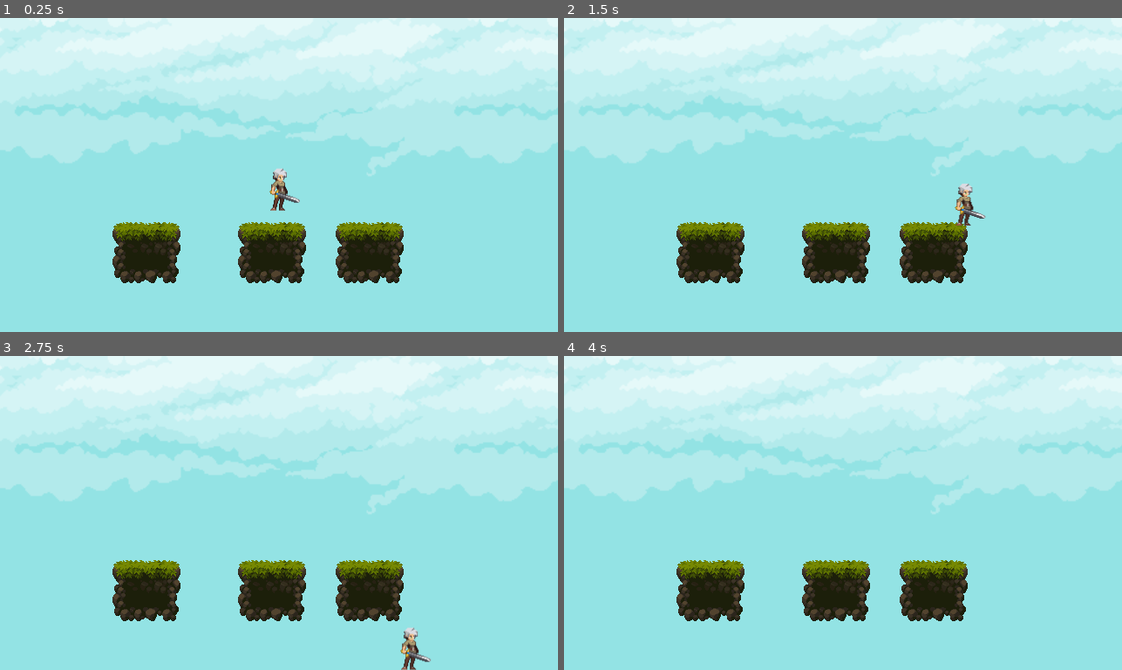
Above: before the commit, frames 1-4 (two rows, left to right).
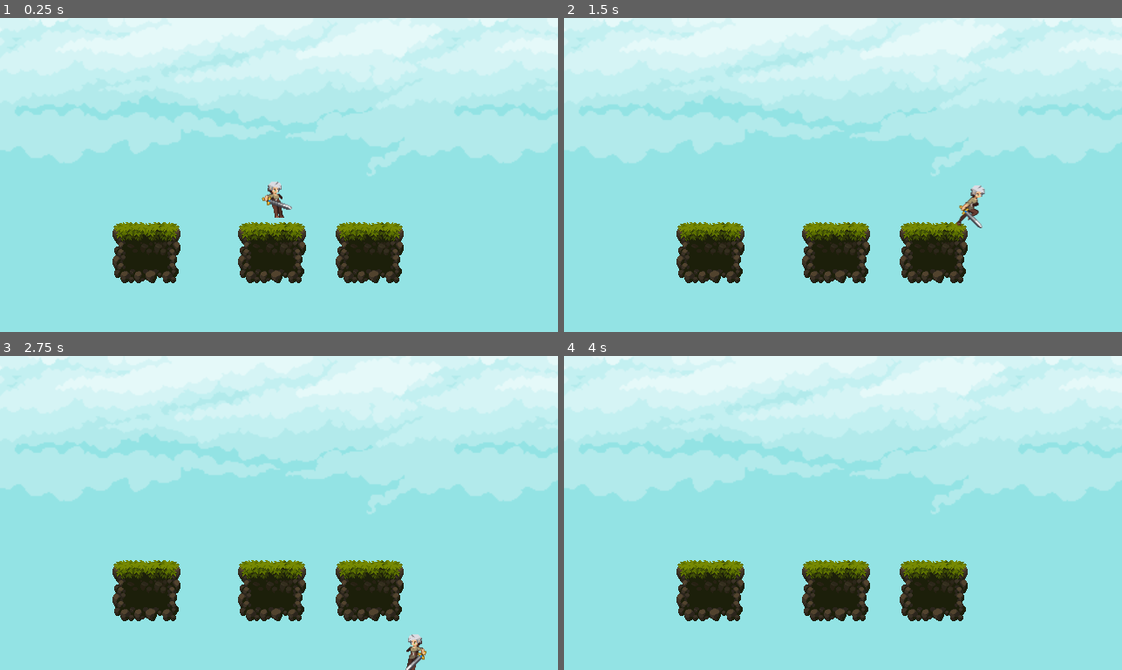
Above: after the commit, the same moments.

Repository: Jcardas/CST-Game
Game: Godot game, scene res://World.tscn
Same seed, same stepped clock (60 frames per second), same inputs: the game is played once before the commit and once after it.
Inputs:
- Up to frame 1 (0.25 s): no input
- Up to frame 2 (1.5 s): hold D (move_right) from 0.53 s (still down); tap Space (jump) at 0.6, 0.77, 1.07, 1.35 s
- Up to frame 3 (2.75 s): tap Space (jump) at 1.52, 1.82, 2.1 s; release D (move_right) at 2.03 s; hold A (move_left) from 2.03 s (still down)
- Up to frame 4 (4 s): release A (move_left) at 2.78 s; hold D (move_right) from 2.78 s (still down); tap Space (jump) at 2.85, 3.02, 3.32, 3.6, 3.77 s; tap Enter at 3.5 s

The runs differ from the first frame. In frame 1, 0.5% of the frame differs, in the area x 46-54%, y 47-64%; in frame 2, 0.5%, in the area x 70-76%, y 52-67%; in frame 3, 0.4%; in frame 4, nothing differs.

Commit message:
Functional character with animations

Diff:
--- a/World.tscn
+++ b/World.tscn
@@ -1,9 +1,12 @@
-[gd_scene load_steps=13 format=4 uid="uid://0jbj3fcia7sy"]
+[gd_scene load_steps=33 format=4 uid="uid://0jbj3fcia7sy"]
 
 [ext_resource type="Texture2D" uid="uid://207iylsbs30d" path="res://Assets/Asset Packs/Legacy-Fantasy - High Forest 2.3/Assets/Tiles.png" id="1_4a27x"]
 [ext_resource type="Texture2D" uid="uid://16ds8ba1kcm3" path="res://Assets/Asset Packs/Legacy-Fantasy - High Forest 2.3/Background/Background.png" id="1_dwes8"]
 [ext_resource type="Texture2D" uid="uid://5dk3dhs4m0ye" path="res://Assets/Asset Packs/Legacy-Fantasy - High Forest 2.3/Character/Idle/Idle-Sheet.png" id="3_bsfem"]
 [ext_resource type="Script" path="res://character_body_2d.gd" id="3_n2dqe"]
+[ext_resource type="Texture2D" uid="uid://du2m7gx6d4w5t" path="res://Assets/Asset Packs/Legacy-Fantasy - High Forest 2.3/Character/Run/Run-Sheet.png" id="5_3c1wk"]
+[ext_resource type="Texture2D" uid="uid://nmlog7m2ixem" path="res://Assets/Asset Packs/Legacy-Fantasy - High Forest 2.3/Character/Jump-End/Jump-End-Sheet.png" id="5_mfcjw"]
+[ext_resource type="Texture2D" uid="uid://61lgtlkatj23" path="res://Assets/Asset Packs/Legacy-Fantasy - High Forest 2.3/Character/Jump-Start/Jump-Start-Sheet.png" id="6_11rdy"]
 
 [sub_resource type="TileSetAtlasSource" id="TileSetAtlasSource_w76r7"]
 texture = ExtResource("1_4a27x")
@@ -512,6 +515,74 @@
 atlas = ExtResource("3_bsfem")
 region = Rect2(192, 0, 64, 80)
 
+[sub_resource type="AtlasTexture" id="AtlasTexture_wetrr"]
+atlas = ExtResource("5_mfcjw")
+region = Rect2(0, 0, 64, 64)
+
+[sub_resource type="AtlasTexture" id="AtlasTexture_mrmy6"]
+atlas = ExtResource("5_mfcjw")
+region = Rect2(64, 0, 64, 64)
+
+[sub_resource type="AtlasTexture" id="AtlasTexture_caeyf"]
+atlas = ExtResource("5_mfcjw")
+region = Rect2(128, 0, 64, 64)
+
+[sub_resource type="AtlasTexture" id="AtlasTexture_7kyao"]
+atlas = ExtResource("6_11rdy")
+region = Rect2(0, 0, 64, 64)
+
+[sub_resource type="AtlasTexture" id="AtlasTexture_5q7s0"]
+atlas = ExtResource("6_11rdy")
+region = Rect2(64, 0, 64, 64)
+
+[sub_resource type="AtlasTexture" id="AtlasTexture_kr17q"]
+atlas = ExtResource("6_11rdy")
+region = Rect2(128, 0, 64, 64)
+
+[sub_resource type="AtlasTexture" id="AtlasTexture_yw4pk"]
+atlas = ExtResource("6_11rdy")
+region = Rect2(192, 0, 64, 64)
+
+[sub_resource type="AtlasTexture" id="AtlasTexture_orcer"]
+atlas = ExtResource("5_3c1wk")
+region = Rect2(0, 0, 80, 80)
+
+[sub_resource type="AtlasTexture" id="AtlasTexture_vb0kc"]
+atlas = ExtResource("5_3c1wk")
+region = Rect2(80, 0, 80, 80)
+
+[sub_resource type="AtlasTexture" id="AtlasTexture_pxn61"]
+atlas = ExtResource("5_3c1wk")
+region = Rect2(160, 0, 80, 80)
+
+[sub_resource type="AtlasTexture" id="AtlasTexture_v3mws"]
+atlas = ExtResource("5_3c1wk")
+region = Rect2(240, 0, 80, 80)
+
+[sub_resource type="AtlasTexture" id="AtlasTexture_as16j"]
+atlas = ExtResource("5_3c1wk")
+region = Rect2(320, 0, 80, 80)
+
+[sub_resource type="AtlasTexture" id="AtlasTexture_sm6ub"]
+atlas = ExtResource("5_3c1wk")
+region = Rect2(400, 0, 80, 80)
+
+[sub_resource type="AtlasTexture" id="AtlasTexture_w7bp3"]
+atlas = ExtResource("5_3c1wk")
+region = Rect2(480, 0, 80, 80)
+
+[sub_resource type="AtlasTexture" id="AtlasTexture_awacg"]
+atlas = ExtResource("5_3c1wk")
+region = Rect2(560, 0, 80, 80)
+
+[sub_resource type="AtlasTexture" id="AtlasTexture_gn7pa"]
+atlas = ExtResource("6_11rdy")
+region = Rect2(128, 0, 64, 64)
+
+[sub_resource type="AtlasTexture" id="AtlasTexture_h13g1"]
+atlas = ExtResource("6_11rdy")
+region = Rect2(192, 0, 64, 64)
+
 [sub_resource type="SpriteFrames" id="SpriteFrames_axrsr"]
 animations = [{
 "frames": [{
@@ -530,6 +601,77 @@
 "loop": true,
 "name": &"idle",
 "speed": 5.0
+}, {
+"frames": [{
+"duration": 1.0,
+"texture": SubResource("AtlasTexture_wetrr")
+}, {
+"duration": 1.0,
+"texture": SubResource("AtlasTexture_mrmy6")
+}, {
+"duration": 1.0,
+"texture": SubResource("AtlasTexture_caeyf")
+}],
+"loop": false,
+"name": &"jump_end",
+"speed": 5.0
+}, {
+"frames": [{
+"duration": 1.0,
+"texture": SubResource("AtlasTexture_7kyao")
+}, {
+"duration": 1.0,
+"texture": SubResource("AtlasTexture_5q7s0")
+}, {
+"duration": 1.0,
+"texture": SubResource("AtlasTexture_kr17q")
+}, {
+"duration": 1.0,
+"texture": SubResource("AtlasTexture_yw4pk")
+}],
+"loop": false,
+"name": &"jump_start",
+"speed": 15.0
+}, {
+"frames": [{
+"duration": 1.0,
+"texture": SubResource("AtlasTexture_orcer")
+}, {
+"duration": 1.0,
+"texture": SubResource("AtlasTexture_vb0kc")
+}, {
+"duration": 1.0,
+"texture": SubResource("AtlasTexture_pxn61")
+}, {
+"duration": 1.0,
+"texture": SubResource("AtlasTexture_v3mws")
+}, {
+"duration": 1.0,
+"texture": SubResource("AtlasTexture_as16j")
+}, {
+"duration": 1.0,
+"texture": SubResource("AtlasTexture_sm6ub")
+}, {
+"duration": 1.0,
+"texture": SubResource("AtlasTexture_w7bp3")
+}, {
+"duration": 1.0,
+"texture": SubResource("AtlasTexture_awacg")
+}],
+"loop": true,
+"name": &"moving",
+"speed": 5.0
+}, {
+"frames": [{
+"duration": 1.0,
+"texture": SubResource("AtlasTexture_gn7pa")
+}, {
+"duration": 1.0,
+"texture": SubResource("AtlasTexture_h13g1")
+}],
+"loop": false,
+"name": &"moving_jump_start",
+"speed": 10.0
 }]
 
 [sub_resource type="CapsuleShape2D" id="CapsuleShape2D_fdhvk"]
@@ -554,10 +696,10 @@
 position = Vector2(320, 180)
 script = ExtResource("3_n2dqe")
 
-[node name="AnimatedSprite2D" type="AnimatedSprite2D" parent="CharacterBody2D"]
+[node name="CharacterSprite" type="AnimatedSprite2D" parent="CharacterBody2D"]
 sprite_frames = SubResource("SpriteFrames_axrsr")
 animation = &"idle"
 autoplay = "idle"
 
-[node name="CollisionShape2D" type="CollisionShape2D" parent="CharacterBody2D"]
+[node name="CharacterHitbox" type="CollisionShape2D" parent="CharacterBody2D"]
 shape = SubResource("CapsuleShape2D_fdhvk")
--- a/character_body_2d.gd
+++ b/character_body_2d.gd
@@ -6,6 +6,16 @@
 @export var friction: float = 500.0  # Custom friction value
 @export var air_friction: float = 150.0
 
+@onready var character_sprite = get_node("CharacterSprite")
+
+
+func current_animation(animation):
+	if character_sprite.animation == animation:
+		return true
+	else:
+		return false
+
+
 func _physics_process(delta):
 	# Apply gravity
 	if not is_on_floor():
@@ -13,19 +23,32 @@
 
 	# Movement input
 	var direction = Input.get_axis("move_left", "move_right")
-	if direction:
+
+	if direction != 0:
 		velocity.x = direction * speed
+		character_sprite.scale.x = -1 if direction < 0 else 1
+		character_sprite.play("moving")
+	else:
+		# Apply friction only when no movement input is given
+		if is_on_floor():
+			velocity.x = move_toward(velocity.x, 0, friction * delta)
+		else:
+			velocity.x = move_toward(velocity.x, 0, air_friction * delta)
 
-	if is_on_floor():
-		# Apply custom friction by reducing velocity.x gradually when on the ground
-		velocity.x = move_toward(velocity.x, 0, friction * delta)
-	else:
-		# Apply custom friction by reducing velocity.x gradually when in the air
-		velocity.x = move_toward(velocity.x, 0, air_friction * delta)
+		# Play idle animation when not moving
+		if is_on_floor():
+			character_sprite.play("idle")
 
 	# Jump input
 	if Input.is_action_just_pressed("jump") and is_on_floor():
 		velocity.y = -jump_force
+		if direction == 0:
+			character_sprite.play("jump_start")  # Play jump start animation
+
+	# Transition to jump_end when falling
+	if velocity.y > 0 and not is_on_floor():
+		if !current_animation("jump_end"):
+			character_sprite.play("jump_end")
 
 	# Apply movement
 	move_and_slide()
